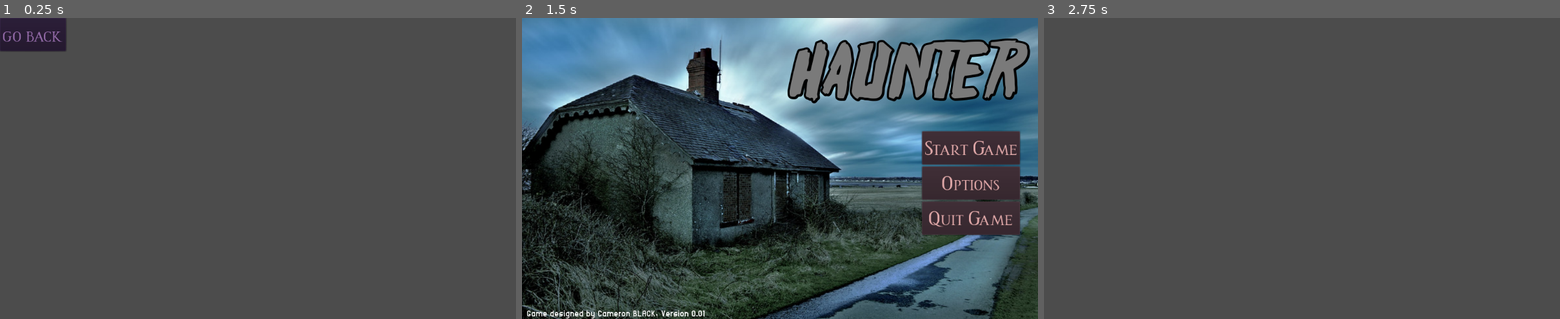
Above: before the commit, frames 1-3 (left to right).
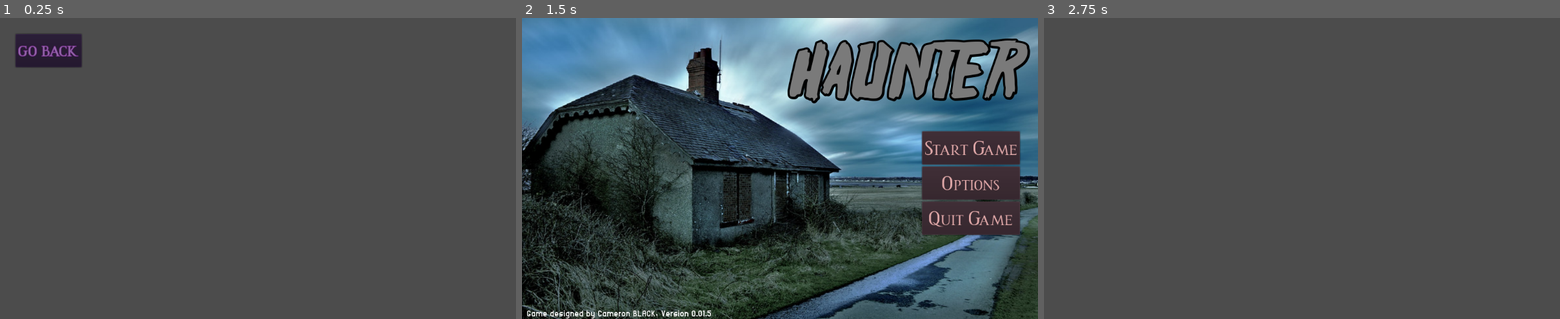
Above: after the commit, the same moments.

Repository: Camasamac/2022-Haunter
Game: Godot game, scene res://OptionsMenu/OptionsMenu.tscn
The game is run twice, just before and just after one commit, with the same random seed, the same clock (stepped at 60 frames per second) and the same inputs. This scene is started directly instead of the project's main scene.
Inputs:
- Up to frame 1 (0.25 s): no input
- Up to frame 2 (1.5 s): tap Enter at 0.5 s; click "go back" at 1.25 s
- Up to frame 3 (2.75 s): click "Start Game" at 2 s

The runs differ from the first frame. In frame 1, 1.9% of the frame differs, in the area x 0-16%, y 0-17%; in frame 2, less than 0.1%; in frame 3, nothing differs.

Commit message:
Version 0.01.5 "Rapid Environment work"
We are yet to make a player model but the environment foundation is there, it's very very blank.
I have also fixed a few button positions, remember, the buttons depend on the position on the vbox that they're in to move them around.

Diff:
--- a/GameScene/GameScene.tscn
+++ b/GameScene/GameScene.tscn
@@ -1,3 +1,28 @@
-[gd_scene format=2]
+[gd_scene load_steps=5 format=2]
+
+[ext_resource path="res://Textures/drywall.jpg" type="Texture" id=1]
+
+[sub_resource type="PlaneMesh" id=1]
+size = Vector2( 20, 20 )
+
+[sub_resource type="SpatialMaterial" id=3]
+albedo_texture = ExtResource( 1 )
+uv1_scale = Vector3( 5, 5, 1 )
+
+[sub_resource type="ConcavePolygonShape" id=2]
+data = PoolVector3Array( 1, 0, 1, -1, 0, 1, 1, 0, -1, -1, 0, 1, -1, 0, -1, 1, 0, -1 )
 
 [node name="Haunter" type="Spatial"]
+
+[node name="Floor" type="MeshInstance" parent="."]
+mesh = SubResource( 1 )
+material/0 = SubResource( 3 )
+
+[node name="StaticBody" type="StaticBody" parent="Floor"]
+
+[node name="CollisionShape" type="CollisionShape" parent="Floor/StaticBody"]
+shape = SubResource( 2 )
+
+[node name="DirectionalLight" type="DirectionalLight" parent="."]
+transform = Transform( 0.5, -0.612372, 0.612372, 0, 0.707107, 0.707107, -0.866025, -0.353553, 0.353553, 0, 0, 0 )
+shadow_enabled = true
--- a/MainMenu/MainMenu.tscn
+++ b/MainMenu/MainMenu.tscn
@@ -34,6 +34,9 @@
 margin_bottom = 610.0
 texture = ExtResource( 5 )
 stretch_mode = 1
+__meta__ = {
+"_editor_description_": "Definitely considered making this picture darker, like to add a little black shadow on the whole thing to fit the horror theme."
+}
 
 [node name="VBoxContainer" type="VBoxContainer" parent="."]
 margin_left = 794.0
@@ -49,6 +52,9 @@
 custom_fonts/font = SubResource( 1 )
 text = "Start Game"
 script = ExtResource( 1 )
+__meta__ = {
+"_editor_description_": "When pressing this button, the player will be transported to the main game, which is (as of typing this) a blank environment."
+}
 scene_to_load = "res://GameScene/GameScene.tscn"
 
 [node name="OptionsButton" type="Button" parent="VBoxContainer"]
@@ -60,6 +66,9 @@
 custom_fonts/font = SubResource( 1 )
 text = "Options"
 script = ExtResource( 1 )
+__meta__ = {
+"_editor_description_": "When pressing this button it will transport you to the options menu, a place where you can customize certain values of the game, like Rapid Fire or Invincibility."
+}
 scene_to_load = "res://OptionsMenu/OptionsMenu.tscn"
 
 [node name="QuitButton" type="Button" parent="VBoxContainer"]
@@ -71,6 +80,9 @@
 custom_fonts/font = SubResource( 1 )
 text = "Quit Game"
 script = ExtResource( 6 )
+__meta__ = {
+"_editor_description_": "This button when pressed does not send you to a new scene, but instead closes the window. A proper 'quit' button at that!"
+}
 
 [node name="haunter title" type="Label" parent="."]
 margin_left = 531.0
@@ -83,7 +95,7 @@
 custom_fonts/font = SubResource( 2 )
 text = "HAUNTER"
 __meta__ = {
-"_editor_description_": "This is the title of the game. This is designed to have a horror font."
+"_editor_description_": "This is the title of the game. This is designed to have a horror font, as to display the theme of the game."
 }
 
 [node name="designed by me" type="Label" parent="."]
@@ -94,7 +106,10 @@
 hint_tooltip = "Look forward to future updates!"
 mouse_filter = 1
 custom_fonts/font = SubResource( 3 )
-text = "Game designed by Cameron BLACK, Version 0.01"
+text = "Game designed by Cameron BLACK, Version 0.01.5"
+__meta__ = {
+"_editor_description_": "The version number should change with every edition of the game, or something new being added. The version should reach 1 when the game is finished."
+}
 
 [connection signal="pressed" from="VBoxContainer/StartButton" to="VBoxContainer/StartButton" method="_on_Button_pressed"]
 [connection signal="pressed" from="VBoxContainer/OptionsButton" to="VBoxContainer/OptionsButton" method="_on_Button_pressed"]
--- a/OptionsMenu/OptionsMenu.tscn
+++ b/OptionsMenu/OptionsMenu.tscn
@@ -5,18 +5,25 @@
 
 [sub_resource type="DynamicFont" id=1]
 size = 40
-extra_spacing_top = 6
+outline_size = 1
+outline_color = Color( 0.635294, 0.294118, 0.670588, 1 )
 extra_spacing_bottom = 6
 font_data = ExtResource( 2 )
 
 [node name="Node2D" type="Node2D"]
 
 [node name="VBoxContainer" type="VBoxContainer" parent="."]
-margin_right = 40.0
-margin_bottom = 40.0
+margin_left = 31.0
+margin_top = 32.0
+margin_right = 162.0
+margin_bottom = 98.0
 
 [node name="OptionsButton" type="Button" parent="VBoxContainer"]
 self_modulate = Color( 0.670588, 0.486275, 0.764706, 1 )
+anchor_left = -0.0305344
+anchor_top = -0.0606061
+anchor_right = -0.0305344
+anchor_bottom = -0.0606061
 margin_right = 131.0
 margin_bottom = 66.0
 size_flags_vertical = 3
--- a/project.godot
+++ b/project.godot
@@ -7,6 +7,10 @@
 ;   param=value ; assign values to parameters
 
 config_version=4
+
+_global_script_classes=[  ]
+_global_script_class_icons={
+}
 
 [application]
 
Not shown, changed: Fonts/arial_narrow_7/arial_narrow_7_screen.png.import
Not shown, changed: Images/house on the hill.jpg.import
Binary file added: Textures/drywall.jpg
Not shown, added: Textures/drywall.jpg.import
Not shown, changed: icon.png.import
